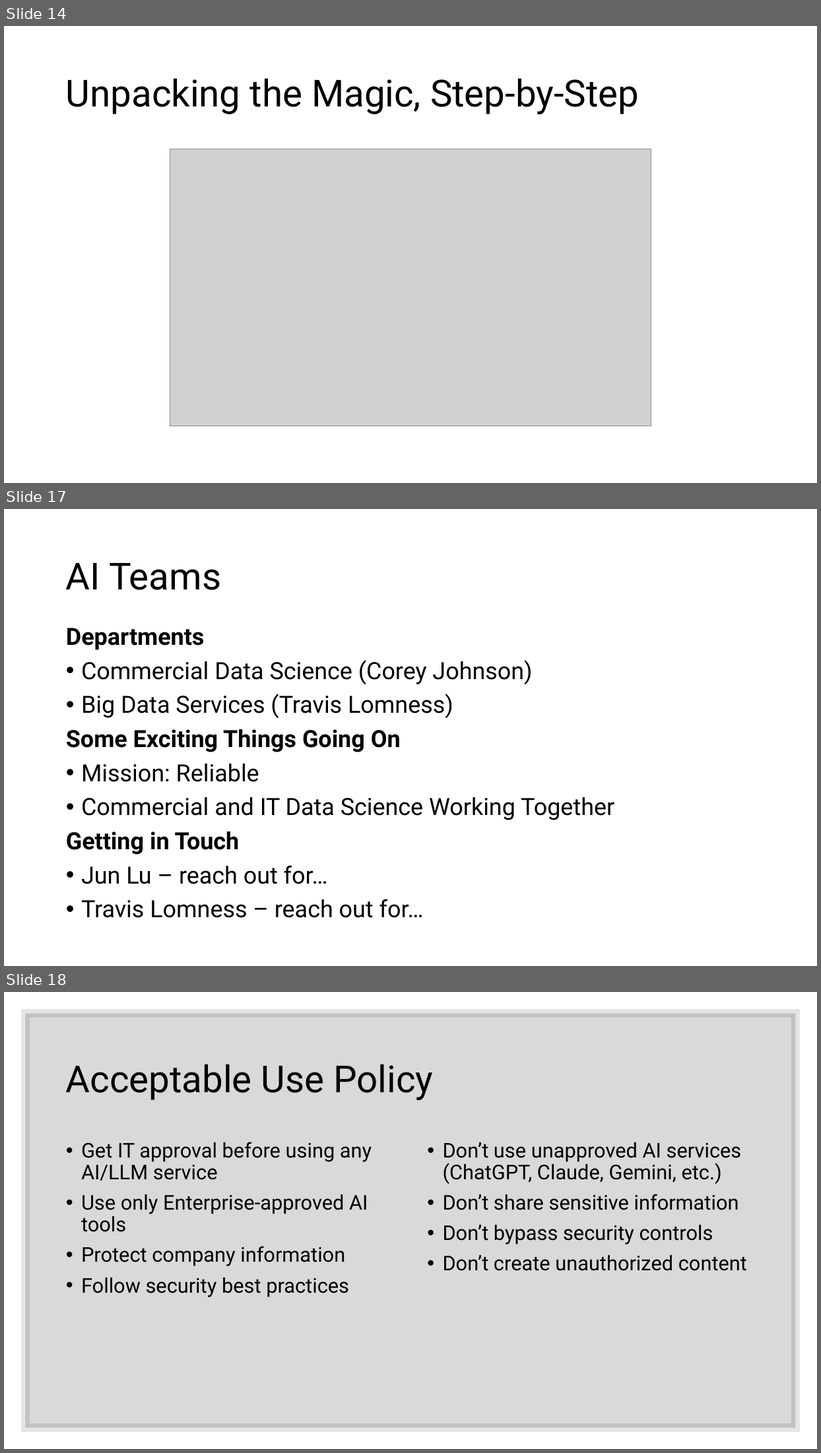
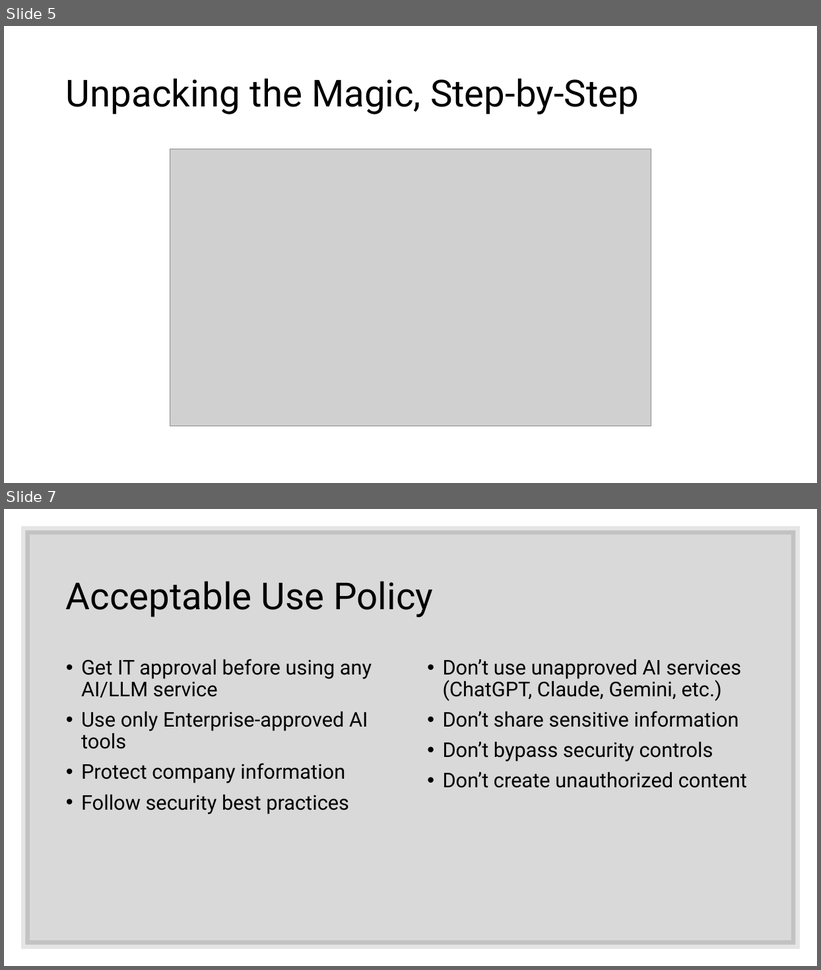
Before and after one commit to ericburcham/prompt-engineering, a slide deck: presentation/presentation.pptx. Shown one above the other, each under a label of ours: slides 14, 17 and 18 before the commit, slides 5 and 7 after it; the slides between them are not shown. The pictures are 821x1453 and 821x970 pixels, drawn with LibreOffice and Linux fonts; fonts in the diff are those of the drawing; grey boxes stand for pictures. Boxes give left, top, right and bottom in pixels: in the first picture for what was removed or moved away, otherwise in the second. Text is boxed around its words. In the diff, an @@ line names an element or a change of style, - is before the commit and + after.

Commit message:
strip the presentation for the Mission:Reliable class

```diff
--- a/presentation/presentation.pptx
+++ b/presentation/presentation.pptx
@@ slide 17 removed at (x1=4, y1=509, x2=817, y2=966), background #FFFFFF @@
@@ title removed at (x1=66, y1=563, x2=221, y2=590) @@
-AI Teams
@@ text removed at (x1=66, y1=628, x2=614, y2=918) @@
-Departments
-• Commercial Data Science (Corey Johnson)
-• Big Data Services (Travis Lomness)
-Some Exciting Things Going On
-• Mission: Reliable
-• Commercial and IT Data Science Working Together
-Getting in Touch
-• Jun Lu – reach out for…
-• Travis Lomness – reach out for…
@@ what was slide 14 is now slide 5 @@
@@ what was slide 18 is now slide 7 @@
```
Also in this commit, not shown: 5 slides changed, 1 slide added, 16 other slides removed, 1 other file.
